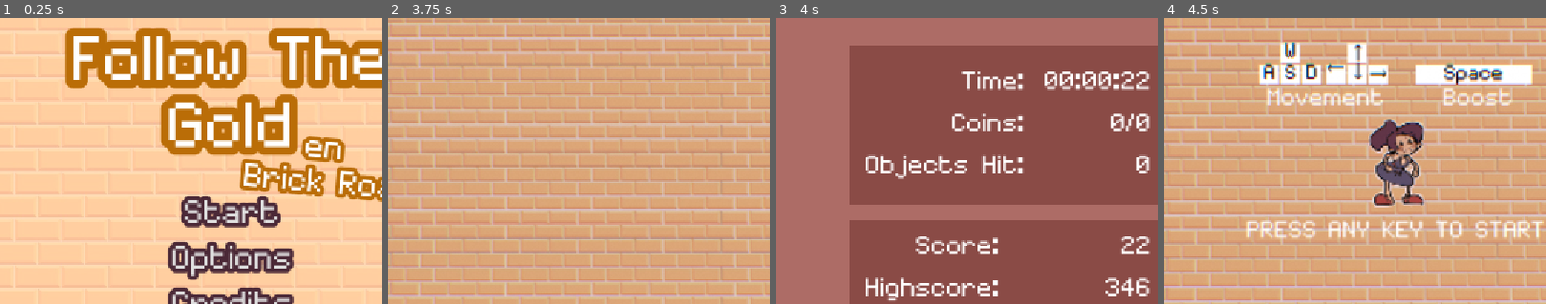
Above: before the commit, frames 1-4 (left to right).
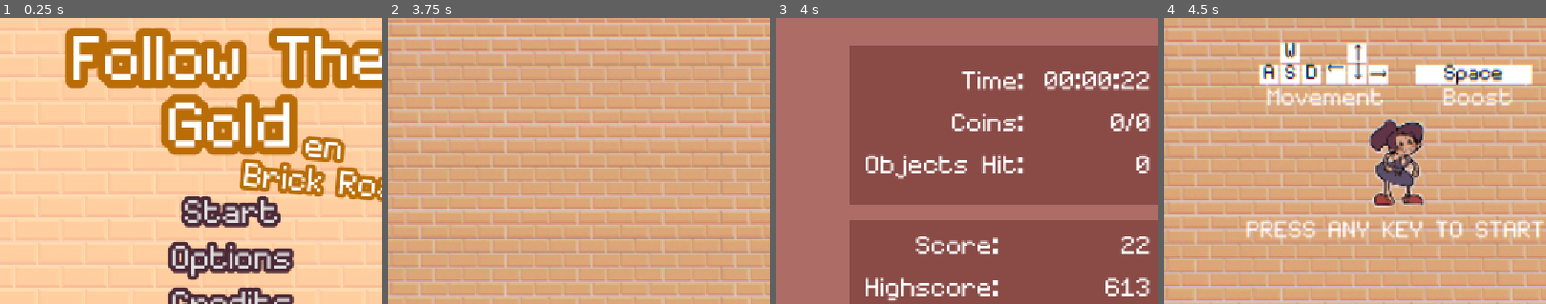
Above: after the commit, the same moments.

Repository: kayillustrations/Follow-The-Gold
Game: Godot game, scene res://scenes/main_menu.tscn
Two runs of this game, one before a commit and one after it. Both use one fixed random seed, a clock stepped at 60 frames per second and the inputs below.
Inputs (mouse positions are % of the whole screen's width and height, from its top left):
- Up to frame 1 (0.25 s): no input
- Up to frame 2 (3.75 s): click "Start" at 0.5 s; tap Enter (ui_accept) at 1.25, 1.52, 2.27 s; move the mouse to (45, 70) at 1.27 s; hold Up (ui_up) 1.28-2.78 s; tap Space (Boost) every 0.75 s from 1.35 to 3.6 s; move the mouse to (80, 65) at 2.02 s; move the mouse to (20, 35) at 2.77 s; hold A (left) from 2.78 s (still down); move the mouse to (55, 50) at 3.52 s
- Up to frame 3 (4 s): keep holding A (left); tap Enter (ui_accept) at 3.77 s
- Up to frame 4 (4.5 s): release A (left) at 4.25 s; click "Restart" at 4.25 s
The pictures show only the part of the screen within x 20-70%, y 18-68%; the shares and areas given below are measured in that part.

Frames 1-2 are identical in both runs. In frame 3, 0.3% of the frame differs, in the area x 86-98%, y 90-98%; in frame 4, nothing differs.

Commit message:
implement music

Diff:
--- a/default_bus_layout.tres
+++ b/default_bus_layout.tres
@@ -11,5 +11,5 @@
 bus/2/solo = false
 bus/2/mute = false
 bus/2/bypass_fx = false
-bus/2/volume_db = 0.0
+bus/2/volume_db = 1.45823
 bus/2/send = &"Master"
--- a/saves/save.cfg
+++ b/saves/save.cfg
@@ -1,3 +1,3 @@
 [0]
 
-highscore=346
+highscore=613
--- a/saves/settings.cfg
+++ b/saves/settings.cfg
@@ -1,5 +1,5 @@
 [0]
 
 debug_mode=true
-volume_music=0.433
+volume_music=0.422
 volume_sfx=1.0
--- a/scenes/level.tscn
+++ b/scenes/level.tscn
@@ -13,7 +13,7 @@
 [ext_resource type="Shader" uid="uid://dripx6sl0evtn" path="res://scenes/combo.gdshader" id="13_64w2a"]
 [ext_resource type="Shader" uid="uid://navimjo5ay51" path="res://scenes/pink.gdshader" id="13_fpun6"]
 [ext_resource type="PackedScene" uid="uid://28qgr4itx81d" path="res://ui/controls.tscn" id="13_wc255"]
-[ext_resource type="AudioStream" uid="uid://dt1ih83d6kvnp" path="res://sound/music/titlescreenloop_v1_wrappedloop.ogg" id="14_fpun6"]
+[ext_resource type="AudioStream" uid="uid://dagmq4sit34mw" path="res://sound/music/mainlevel_v1_wrappedloop.ogg" id="14_fpun6"]
 
 [sub_resource type="ShaderMaterial" id="ShaderMaterial_8iemx"]
 shader = ExtResource("12_8iemx")
@@ -319,6 +319,7 @@
 
 [node name="AudioStreamPlayer2D" type="AudioStreamPlayer2D" parent="."]
 stream = ExtResource("14_fpun6")
+volume_db = -5.0
 autoplay = true
 bus = &"Music"
 
